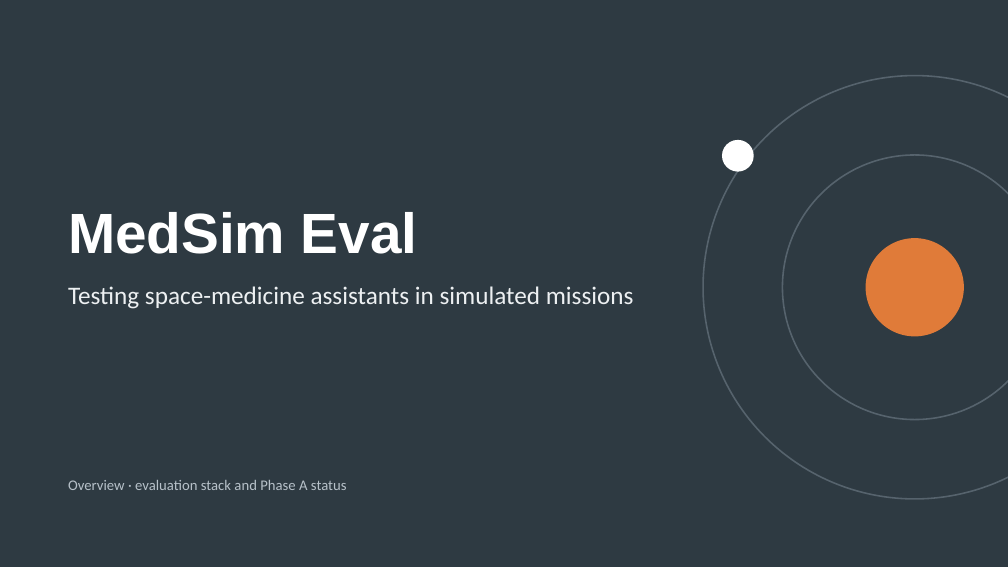
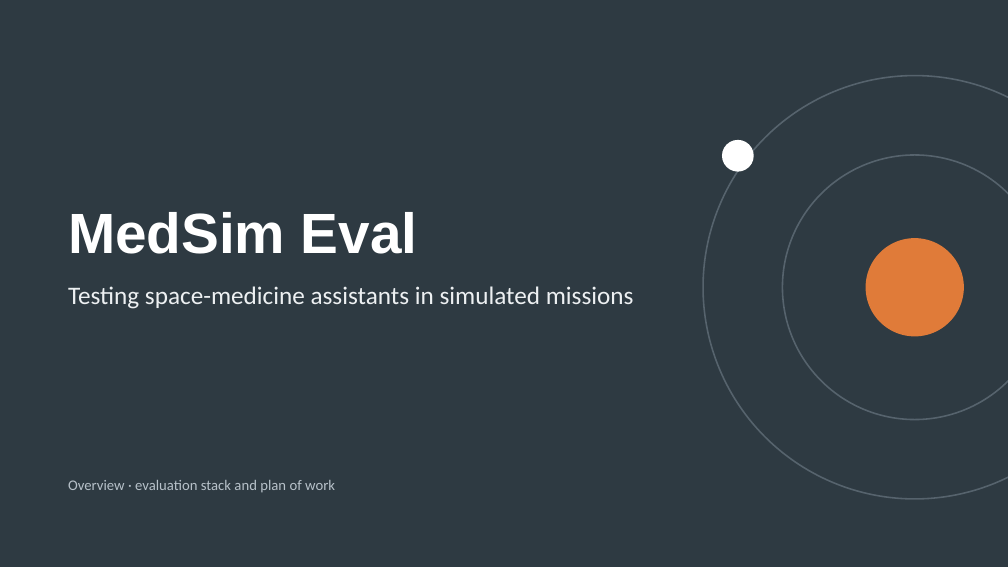
Before and after one commit to Carson-Bove/SpaceDoc, a slide deck: slide 1 of docs/presentations/MedSim-Eval-overview.pptx. Drawn at 1008x567 pixels with LibreOffice and Linux fonts; fonts in the diff are those of the drawing. Boxes give left, top, right and bottom in pixels: in the first picture for what was removed or moved away, otherwise in the second. Text is boxed around its words. In the diff, an @@ line names an element or a change of style, - is before the commit and + after.

```diff
--- a/docs/presentations/MedSim-Eval-overview.pptx
+++ b/docs/presentations/MedSim-Eval-overview.pptx
@@ text at (68, 480, 335, 492): text changed @@
-Overview · evaluation stack and Phase A status
+Overview · evaluation stack and plan of work
```
Also in this commit, not shown: 4 other slides changed, 4 slides added, 3 slides removed.
